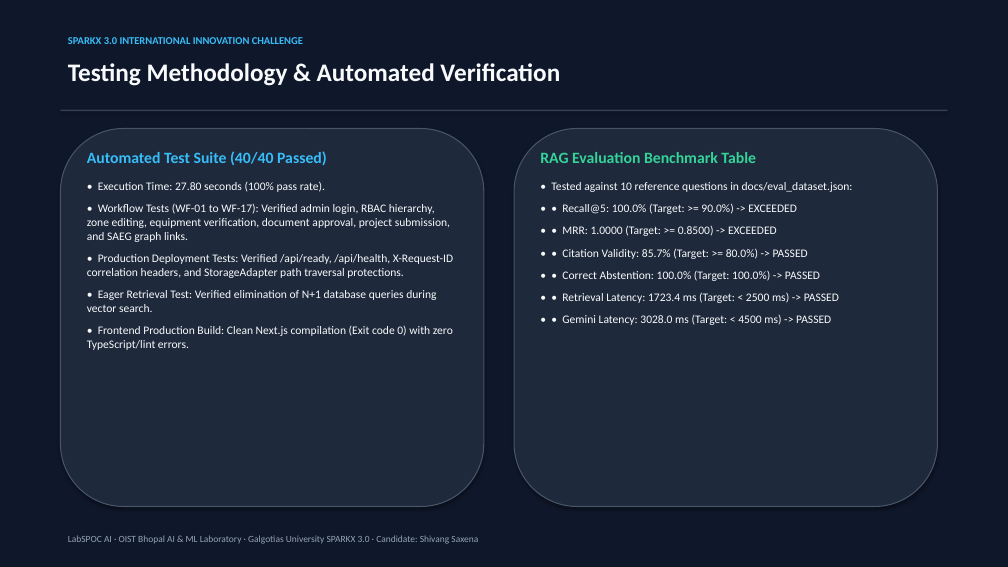
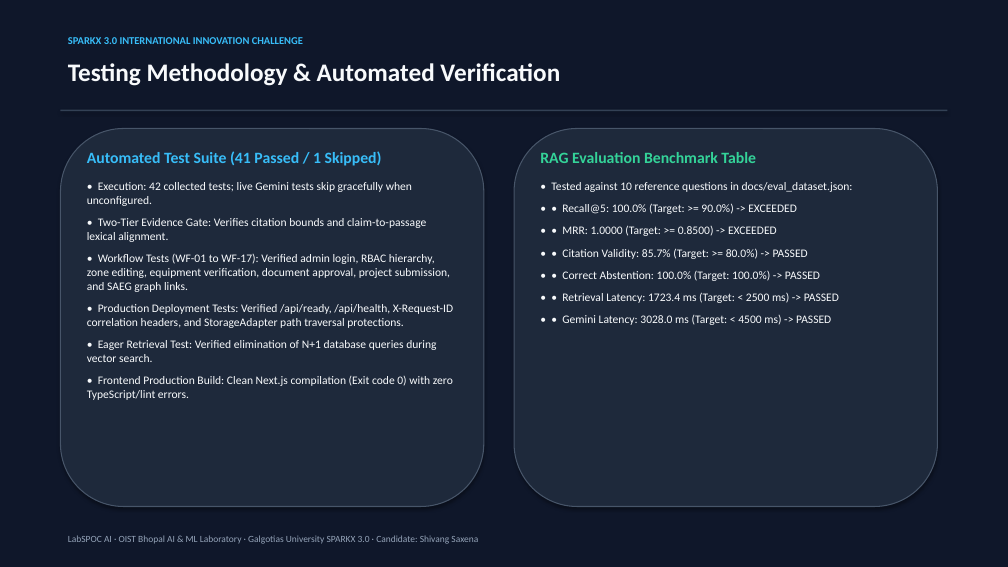
Before and after one commit to shivangsaxena1011/LabSPOC-AI-SparkX-3.0, a slide deck: slide 13 of submission/presentation/Shivang Saxena_LabSPOC AI — Spatially Grounded Virtual Lab Ambassador.pptx. Drawn at 1008x567 pixels with LibreOffice and Linux fonts; fonts in the diff are those of the drawing. Boxes give left, top, right and bottom in pixels: in the first picture for what was removed or moved away, otherwise in the second. Text is boxed around its words. In the diff, an @@ line names an element or a change of style, - is before the commit and + after.

Commit message:
Harden Evidence Gate, rate limiter, tour verification, privacy claims, synthetic data labels, and test suite

```diff
--- a/submission/presentation/Shivang Saxena_LabSPOC AI — Spatially Grounded Virtual Lab Ambassador.pptx
+++ b/submission/presentation/Shivang Saxena_LabSPOC AI — Spatially Grounded Virtual Lab Ambassador.pptx
@@ text at [87,151,426,242]: text changed @@
-Automated Test Suite (40/40 Passed)
-• Execution Time: 27.80 seconds (100% pass rate).
+Automated Test Suite (41 Passed / 1 Skipped)
+• Execution: 42 collected tests; live Gemini tests skip gracefully when unconfigured.
+• Two-Tier Evidence Gate: Verifies citation bounds and claim-to-passage lexical alignment.
```
Also in this commit, not shown: 1 other slide changed, 21 other files.
